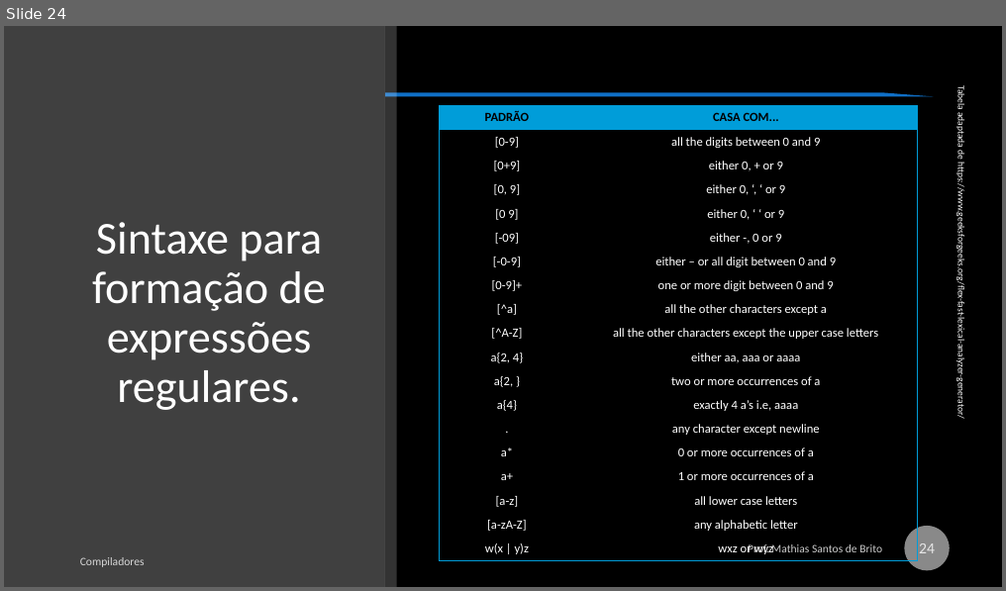
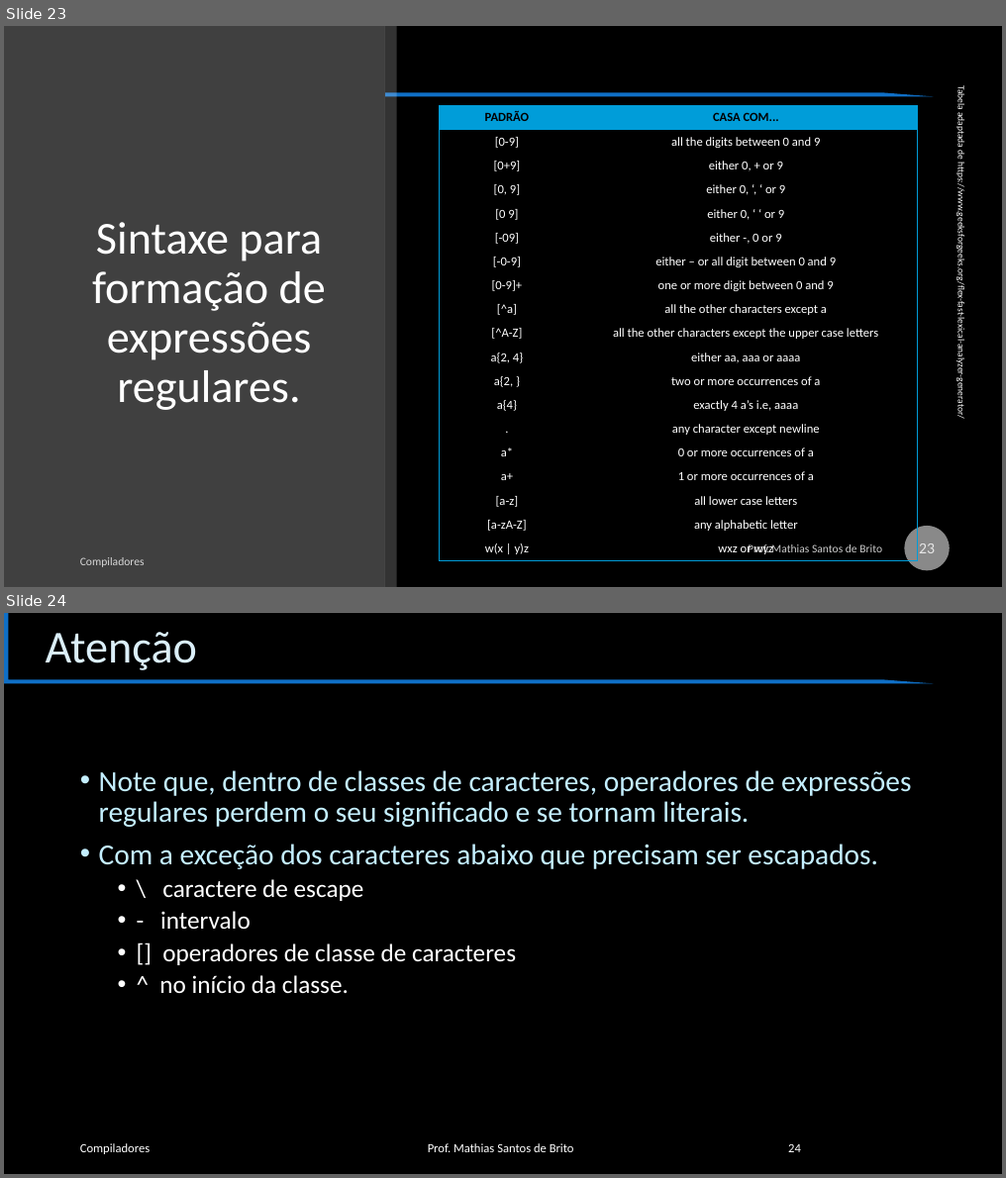
Before and after one commit to cet058-Org/2019.1, a slide deck: slides.pptx. Shown one above the other, each under a label of ours: slide 24 before the commit, slides 23 and 24 after it. The pictures are 1006x591 and 1006x1178 pixels, drawn with LibreOffice and Linux fonts; fonts in the diff are those of the drawing; background and template pictures are left out. Boxes give left, top, right and bottom in pixels: in the first picture for what was removed or moved away, otherwise in the second. Text is boxed around its words. In the diff, an @@ line names an element or a change of style, - is before the commit and + after.

```diff
--- a/slides.pptx
+++ b/slides.pptx
@@ slide 24 added at bbox=[4, 613, 1002, 1174], background #000000; not listed: 1 template element that a slide beside it also shows @@
@@ title added at bbox=[46, 632, 197, 670], 44 pt, text #DBEFF9 @@
+Atenção
@@ text added at bbox=[99, 770, 911, 994], 28 pt, text #C4EFFF @@
+• Note que, dentro de classes de caracteres, operadores de expressões regulares perdem o seu significado e se tornam literais.
+• Com a exceção dos caracteres abaixo que precisam ser escapados.
+  • \ caractere de escape
+  • - intervalo
+  • [] operadores de classe de caracteres
+  • ^ no início da classe.
@@ text added at bbox=[80, 1144, 150, 1155], 12 pt, text #FFFFFF @@
+Compiladores
@@ text added at bbox=[428, 1144, 574, 1153], 12 pt, text #FFFFFF @@
+Prof. Mathias Santos de Brito
@@ page number added at bbox=[788, 1145, 801, 1153], 12 pt, text #FFFFFF @@
+24
@@ what was slide 24 is now slide 23 @@
@@ page number at bbox=[919, 544, 935, 554]: text changed @@
-24
+23
```
Also in this commit, not shown: 2 slides changed, 17 other slides added.
